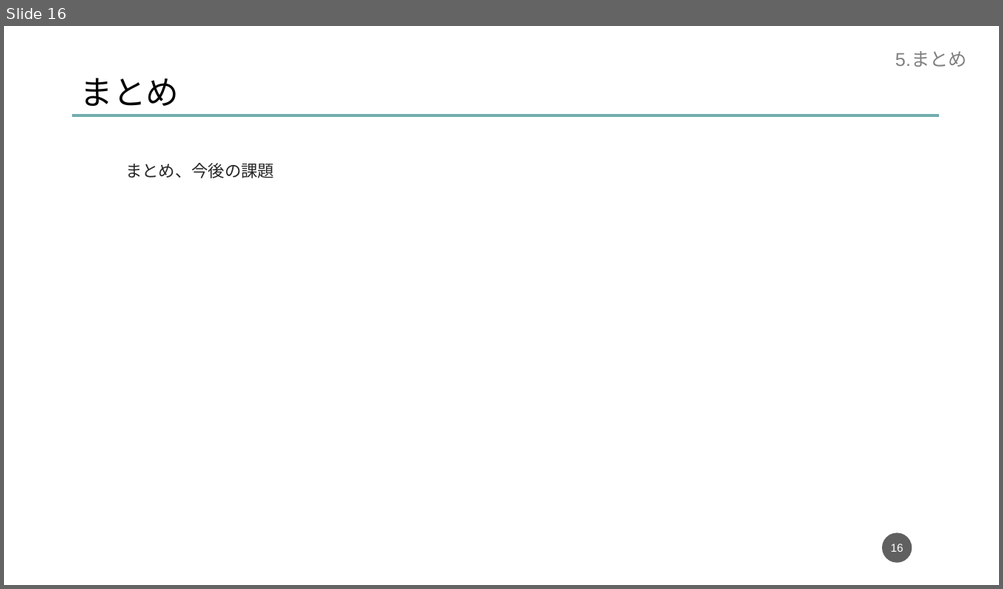
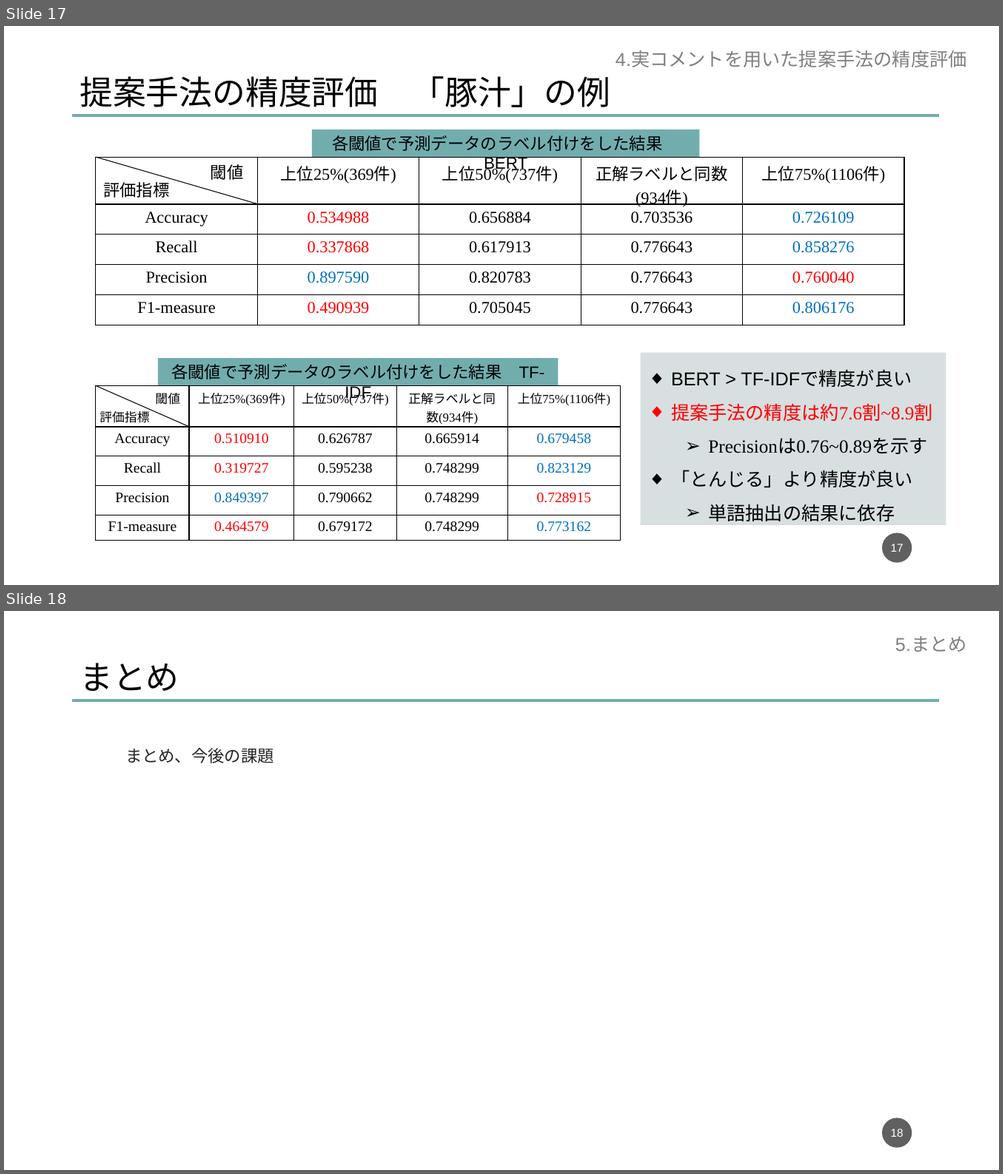
Before and after one commit to dora937nishikori/investigation, a slide deck: 修論/修論発表資料.pptx. Shown one above the other, each under a label of ours: slide 16 before the commit, slides 17 and 18 after it. The pictures are 1003x589 and 1003x1174 pixels, drawn with LibreOffice and Linux fonts; fonts in the diff are those of the drawing. Boxes give left, top, right and bottom in pixels: in the first picture for what was removed or moved away, otherwise in the second. Text is boxed around its words. In the diff, an @@ line names an element or a change of style, - is before the commit and + after.

```diff
--- a/修論/修論発表資料.pptx
+++ b/修論/修論発表資料.pptx
@@ slide 17 added at (x1=4, y1=26, x2=999, y2=585), background #FFFFFF @@
@@ text added at (x1=615, y1=51, x2=967, y2=67), 18 pt, text #808080 @@
+4.実コメントを用いた提案手法の精度評価
@@ text added at (x1=79, y1=76, x2=610, y2=107), 32 pt, text #000000 @@
+提案手法の精度評価 「豚汁」の例
@@ line added from (73, 116) to (939, 116), #72ADAE 3 pt @@
@@ rectangle added at (x1=312, y1=130, x2=700, y2=157), fill #72ADAE, 16 pt, text #000000 @@
+各閾値で予測データのラベル付けをした結果 BERT
@@ table added at (x1=96, y1=157, x2=905, y2=326), 5 rows, 5 columns @@
+ | 上位25%(369件) | 上位50%(737件) | 正解ラベルと同数(934件) | 上位75%(1106件)
+Accuracy | 0.534988 | 0.656884 | 0.703536 | 0.726109
+Recall | 0.337868 | 0.617913 | 0.776643 | 0.858276
+Precision | 0.897590 | 0.820783 | 0.776643 | 0.760040
+F1-measure | 0.490939 | 0.705045 | 0.776643 | 0.806176
@@ line added from (96, 157) to (257, 204), #000000 0.75 pt @@
@@ text added at (x1=210, y1=164, x2=244, y2=180), 16 pt, text #000000 @@
+閾値
@@ text added at (x1=103, y1=182, x2=169, y2=198), 16 pt, text #000000 @@
+評価指標
@@ rectangle added at (x1=640, y1=353, x2=946, y2=526), fill #D7DFE1, 18 pt, text #000000 @@
+◆ BERT > TF-IDFで精度が良い
+◆ 提案手法の精度は約7.6割~8.9割
+  ➢ Precisionは0.76~0.89を示す
+◆ 「とんじる」より精度が良い
+  ➢ 単語抽出の結果に依存
@@ rectangle added at (x1=158, y1=359, x2=558, y2=386), fill #72ADAE, 16 pt, text #000000 @@
+各閾値で予測データのラベル付けをした結果 TF-IDF
@@ table added at (x1=96, y1=386, x2=620, y2=541), 5 rows, 5 columns @@
+ | 上位25%(369件) | 上位50%(737件) | 正解ラベルと同数(934件) | 上位75%(1106件)
+Accuracy | 0.510910 | 0.626787 | 0.665914 | 0.679458
+Recall | 0.319727 | 0.595238 | 0.748299 | 0.823129
+Precision | 0.849397 | 0.790662 | 0.748299 | 0.728915
+F1-measure | 0.464579 | 0.679172 | 0.748299 | 0.773162
@@ line added from (96, 386) to (189, 427), #000000 0.75 pt @@
@@ text added at (x1=155, y1=393, x2=180, y2=405), 12 pt, text #000000 @@
+閾値
@@ text added at (x1=99, y1=409, x2=149, y2=423), 12 pt, text #000000 @@
+評価指標
@@ page number added at (x1=882, y1=534, x2=912, y2=563), fill #1D1D1D at 70% opacity, 11 pt, text #FFFFFF @@
+17
@@ what was slide 16 is now slide 18 @@
@@ page number at (x1=891, y1=1129, x2=903, y2=1137): text changed @@
-16
+18
```
Also in this commit, not shown: 2 slides changed, 3 other slides added.
